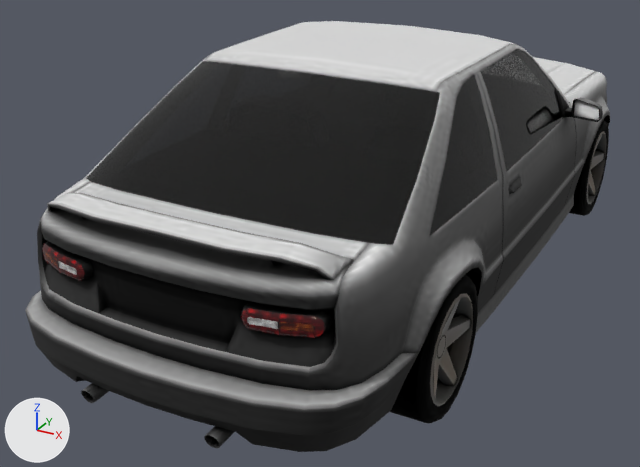
What one commit did to the glTF model public/assets/models/vehicles/v2/v2-coupe.glb.
Camera for both pictures: a 50 mm camera at (1.84, -4.22, 2.18) aimed at (-0.3, -0.34, 0.24). Arrows for +X, +Y and +Z are at lower left; the lights stay in place. The picture after the commit comes second. Where no turn or scale is listed for an object, it has been applied to the vertices. Vertices at exactly the same position are counted once.

Before the edit, the objects in view are built like this:
```python
ob_mesh_0 = bpy.data.objects.new('Mesh_0', me_mesh_0)
ob_mesh_0.location = (-0.015, 0.026, 0.723)
ob_mesh_1 = bpy.data.objects.new('Mesh_1', me_mesh_1)
ob_mesh_1.location = (-0.015, -0.452, 1.067)
ob_mesh_2 = bpy.data.objects.new('Mesh_2', me_mesh_2)
ob_mesh_2.location = (-0.015, -0.007, 0.657)
ob_mesh_3 = bpy.data.objects.new('Mesh_3', me_mesh_3)
ob_mesh_3.location = (0.673, -1.243, 0.312)
ob_mesh_5 = bpy.data.objects.new('Mesh_5', me_mesh_5)
ob_mesh_5.location = (0.673, 1.261, 0.312)
```
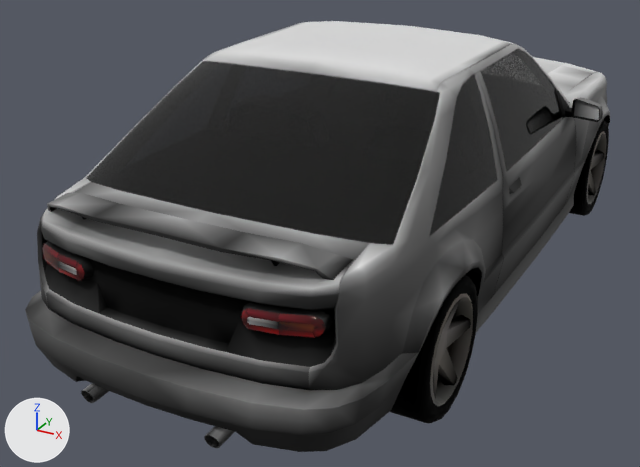
Changed parts and their boxes [x1, y1, x2, y2] in the pictures (640 x 467 px):
```json
{"object": "Mesh_0", "change": "surface changed, recoloured", "before": [25, 23, 610, 446], "after": [25, 23, 610, 446]}
{"object": "Mesh_2", "change": "surface changed", "before": [44, 244, 323, 338], "after": [44, 244, 323, 338]}
```

Scene script edits in JSON lines:
```json
{"op": "remove", "block": "mat_body", "code": "n2 = _N.new('ShaderNodeTexImage'); n2.name = 'Image Texture'"}
{"op": "remove", "block": "mat_body", "code": "n2.image = img_image_1"}
{"op": "add", "block": "mat_body", "code": "n3 = _N.new('ShaderNodeVertexColor'); n3.name = 'Color Attribute'"}
{"block": "mat_body", "where": "n0 = _N.new('ShaderNodeBsdfPrincipled'); n0.name = 'Principled BSDF'"}
{"op": "remove", "block": "mat_body", "code": "_L.new(n2.outputs[0], n0.inputs[0])  # 'Color' to 'Base Color'"}
{"op": "add", "block": "mat_body", "code": "_L.new(n3.outputs[0], n0.inputs[0])  # 'Color' to 'Base Color'"}
{"op": "remove", "block": "mat_optics_0", "code": "n2 = _N.new('ShaderNodeTexImage'); n2.name = 'Image Texture'"}
{"op": "remove", "block": "mat_optics_0", "code": "n2.image = img_image_0"}
{"op": "add", "block": "mat_optics_0", "code": "n3 = _N.new('ShaderNodeVertexColor'); n3.name = 'Color Attribute'"}
{"block": "mat_optics_0", "where": "n0 = _N.new('ShaderNodeBsdfPrincipled'); n0.name = 'Principled BSDF'"}
{"op": "remove", "block": "mat_optics_0", "code": "_L.new(n2.outputs[0], n0.inputs[0])  # 'Color' to 'Base Color'"}
{"op": "add", "block": "mat_optics_0", "code": "_L.new(n3.outputs[0], n0.inputs[0])  # 'Color' to 'Base Color'"}
{"op": "remove", "block": "mat_wheel_0", "code": "n2 = _N.new('ShaderNodeTexImage'); n2.name = 'Image Texture'"}
{"op": "remove", "block": "mat_wheel_0", "code": "n2.image = img_image_2"}
{"op": "add", "block": "mat_wheel_0", "code": "n3 = _N.new('ShaderNodeVertexColor'); n3.name = 'Color Attribute'"}
{"block": "mat_wheel_0", "where": "n0 = _N.new('ShaderNodeBsdfPrincipled'); n0.name = 'Principled BSDF'"}
{"op": "remove", "block": "mat_wheel_0", "code": "_L.new(n2.outputs[0], n0.inputs[0])  # 'Color' to 'Base Color'"}
{"op": "add", "block": "mat_wheel_0", "code": "_L.new(n3.outputs[0], n0.inputs[0])  # 'Color' to 'Base Color'"}
{"block": "me_mesh_0", "where": "me_mesh_0.from_pydata(...)  # 2047 vertices, 3714 faces; spans x -0.98..0.98, y -2.2..2.2, z -0.6..0.6"}
{"block": "me_mesh_0", "where": "# used by ob_mesh_0; location = (-0.015, 0.026, 0.723)"}
{"block": "me_mesh_0", "change": "me_mesh_0 part 1: texture (UV) coordinates changed"}
{"block": "me_mesh_0", "change": "me_mesh_0 part 2: vertex colours changed"}
{"block": "me_mesh_2", "where": "me_mesh_2.from_pydata(...)  # 168 vertices, 216 faces; spans x -0.73..0.73, y -2.04..2.04, z -0.1..0.1"}
{"block": "me_mesh_2", "where": "# used by ob_mesh_2; location = (-0.015, -0.007, 0.657)"}
{"block": "me_mesh_2", "change": "me_mesh_2 part 3: texture (UV) coordinates changed"}
{"block": "me_mesh_3", "where": "me_mesh_3.from_pydata(...)  # 283 vertices, 485 faces; spans x -0.145..0.145, y -0.311..0.311, z -0.311..0.311"}
{"block": "me_mesh_3", "where": "# used by ob_mesh_3; location = (0.673, -1.243, 0.312)"}
{"block": "me_mesh_3", "change": "me_mesh_3 part 4: texture (UV) coordinates changed"}
{"block": "me_mesh_3", "change": "me_mesh_3 part 5: vertex colours changed"}
{"block": "me_mesh_5", "where": "me_mesh_5.from_pydata(...)  # 283 vertices, 485 faces; spans x -0.145..0.145, y -0.311..0.311, z -0.311..0.311"}
{"block": "me_mesh_5", "where": "# used by ob_mesh_5; location = (0.673, 1.261, 0.312)"}
{"block": "me_mesh_5", "change": "me_mesh_5 part 6: texture (UV) coordinates changed"}
```
